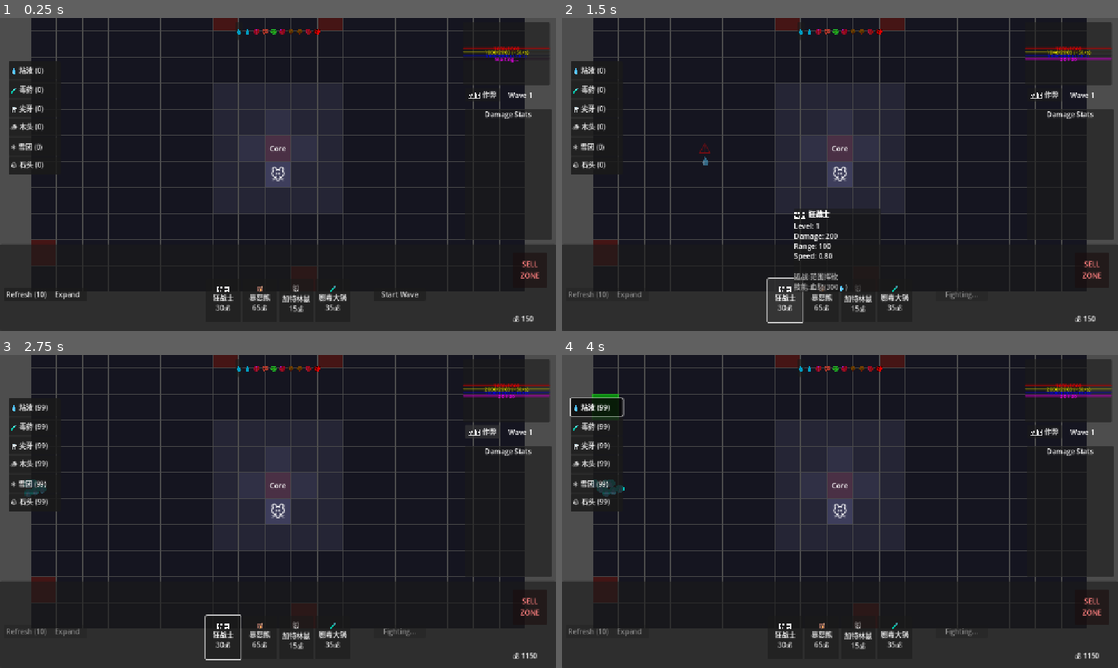
Above: before the commit, frames 1-4 (two rows, left to right).
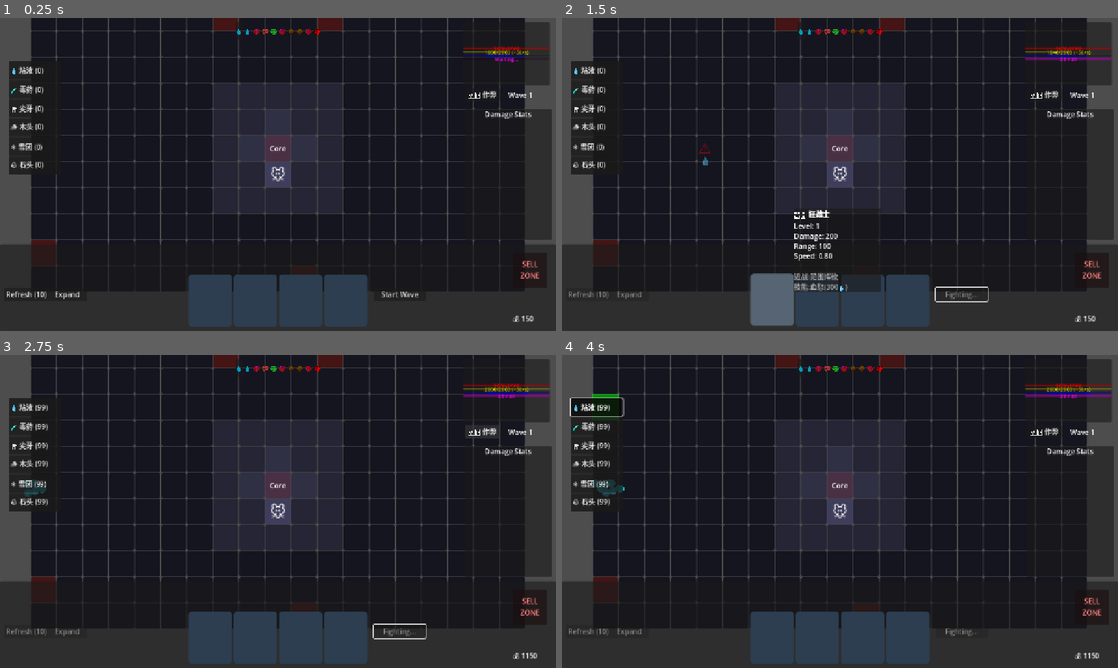
Above: after the commit, the same moments.

Repository: seekerzz/tower-html
Game: Godot game, scene res://src/Scenes/Game/MainGame.tscn
The game is run twice, just before and just after one commit, with the same random seed, the same clock (stepped at 60 frames per second) and the same inputs. The project has no main scene, so this scene is started directly.
Inputs (mouse positions are in pixels of both pictures, inside the frame that each line leads up to):
- Up to frame 1 (0.25 s): no input
- Up to frame 2 (1.5 s): click "Start Wave" at 0.5 s; click (784, 299) at 1.25 s, where only the run before the commit has a clickable "🗡️ 狂战士 30💰"
- Up to frame 3 (2.75 s): click "🛠️ 作弊" at 2 s
- Up to frame 4 (4 s): click (823, 636) at 2.75 s, where only the run before the commit has a clickable "🐻 暴怒熊 65💰"; click "💧 粘液 (99)" at 3.5 s

The runs differ from the first frame. In frame 1, 5.5% of the frame differs, in the area x 10-90%, y 0-99%; in frame 2, 4.8%; in frame 3, 5.6%; in frame 4, 5.5%.
Error after the commit: Invalid assignment of property or key 'text' with value of type 'String' on a base object of type 'Nil'. (res://src/Scripts/UI/ShopCard.gd:53)

Commit message:
Refactor UI to rounded flat style with animated Shop Cards
- Created `src/Scripts/Utils/StyleMaker.gd` for generating flat StyleBoxFlat resources.
- Updated `src/Scripts/Tile.gd` to use Tween for color transitions and optionally use a Panel for rounded corners.
- Created `src/Scripts/UI/ShopCard.gd` as a new card-style component for shop items with hover animations.
- Updated `src/Scripts/UI/Shop.gd` to use `ShopCard` instead of standard Buttons.

Diff:
--- a/src/Scripts/Tile.gd
+++ b/src/Scripts/Tile.gd
@@ -15,6 +15,22 @@
 	x = grid_x
 	y = grid_y
 	type = tile_type
+
+	if has_node("ColorRect") and !has_node("VisualPanel"):
+		var cr = $ColorRect
+		var panel = Panel.new()
+		panel.name = "VisualPanel"
+		panel.size = cr.size
+		panel.position = cr.position
+		panel.mouse_filter = Control.MOUSE_FILTER_IGNORE
+
+		var style = StyleMaker.get_flat_style(cr.color, 4)
+		panel.add_theme_stylebox_override("panel", style)
+
+		add_child(panel)
+		move_child(panel, cr.get_index())
+		cr.visible = false
+
 	update_visuals()
 
 	# Add Drop Target
@@ -51,13 +67,32 @@
 		if has_node("Label"):
 			$Label.text = ""
 
-	if has_node("ColorRect"):
-		$ColorRect.color = base_color
+	if has_node("VisualPanel"):
+		var panel = $VisualPanel
+		var style = panel.get_theme_stylebox("panel")
+		if style:
+			create_tween().tween_property(style, "bg_color", base_color, 0.2)
+	elif has_node("ColorRect"):
+		create_tween().tween_property($ColorRect, "color", base_color, 0.2)
 
 func set_highlight(active: bool):
-	if !has_node("ColorRect"): return
+	var target = null
+	var current_color = Color.BLACK
+	var property = ""
+
+	if has_node("VisualPanel"):
+		target = $VisualPanel.get_theme_stylebox("panel")
+		current_color = target.bg_color
+		property = "bg_color"
+	elif has_node("ColorRect"):
+		target = $ColorRect
+		current_color = target.color
+		property = "color"
+
+	if !target: return
+
 	if active:
-		$ColorRect.color = $ColorRect.color.lightened(0.2)
+		create_tween().tween_property(target, property, current_color.lightened(0.2), 0.1)
 	else:
 		update_visuals()
 
--- a/src/Scripts/UI/Shop.gd
+++ b/src/Scripts/UI/Shop.gd
@@ -69,34 +69,42 @@
 		create_shop_card(i, shop_items[i])
 
 func create_shop_card(index, unit_key):
-	var proto = Constants.UNIT_TYPES[unit_key]
-	var btn = Button.new()
-	btn.text = "%s\n%s\n%d💰" % [proto.icon, proto.name, proto.cost]
-	btn.custom_minimum_size = Vector2(80, 100)
-	btn.pressed.connect(func(): buy_unit(index, unit_key, btn))
+	var card = ShopCard.new()
+	card.setup(unit_key)
+	card.custom_minimum_size = Vector2(100, 120)
 
-	# Connect Tooltip signals
-	btn.mouse_entered.connect(func():
+	card.card_clicked.connect(func(key): buy_unit(index, key, card))
+
+	# Connect Tooltip signals (ShopCard handles its own mouse_entered/exited for visuals,
+	# but we can also connect for tooltip here or let ShopCard handle it?
+	# ShopCard sets tooltip_text, which is standard Godot tooltip.
+	# But existing code uses GameManager.show_tooltip custom signal.
+	# I should preserve that behavior.)
+
+	card.mouse_entered.connect(func():
+		var proto = Constants.UNIT_TYPES[unit_key]
 		var stats = {
 			"damage": proto.damage,
 			"range": proto.range,
 			"atk_speed": proto.get("atkSpeed", proto.get("atk_speed", 1.0))
 		}
-		GameManager.show_tooltip.emit(proto, stats, [], btn.get_global_mouse_position())
+		# Need global position. ShopCard is a Control.
+		GameManager.show_tooltip.emit(proto, stats, [], card.get_global_mouse_position())
 	)
-	btn.mouse_exited.connect(func(): GameManager.hide_tooltip.emit())
+	card.mouse_exited.connect(func(): GameManager.hide_tooltip.emit())
 
-	shop_container.add_child(btn)
+	shop_container.add_child(card)
 
-func buy_unit(index, unit_key, button_ref):
+func buy_unit(index, unit_key, card_ref):
 	if GameManager.is_wave_active: return
 	var proto = Constants.UNIT_TYPES[unit_key]
 	if GameManager.gold >= proto.cost:
 		if GameManager.main_game and GameManager.main_game.add_to_bench(unit_key):
 			GameManager.spend_gold(proto.cost)
 			unit_bought.emit(unit_key)
-			# Disable button
-			button_ref.disabled = true
+			# Disable card (visual indication?)
+			card_ref.modulate = Color(0.5, 0.5, 0.5) # Dim it
+			card_ref.mouse_filter = MOUSE_FILTER_IGNORE # Disable clicks
 		else:
 			print("Bench Full")
 	else:
--- /dev/null
+++ b/src/Scripts/UI/ShopCard.gd
@@ -0,0 +1,85 @@
+class_name ShopCard
+extends PanelContainer
+
+signal card_clicked(unit_key)
+
+var unit_key: String
+var base_style: StyleBoxFlat
+var active_tween: Tween
+
+# UI Components
+var icon_label: Label
+var name_label: Label
+var price_label: Label
+var content_container: VBoxContainer
+
+func _ready():
+	# 1. Setup Base Style
+	base_style = StyleMaker.get_flat_style(Color("#2c3e50"), 8)
+	add_theme_stylebox_override("panel", base_style)
+
+	# 2. Setup Layout
+	content_container = VBoxContainer.new()
+	content_container.alignment = BoxContainer.ALIGNMENT_CENTER
+	content_container.add_theme_constant_override("separation", 4)
+	add_child(content_container)
+
+	# 3. Icon (Using Label for emoji as placeholder)
+	icon_label = Label.new()
+	icon_label.horizontal_alignment = HORIZONTAL_ALIGNMENT_CENTER
+	icon_label.add_theme_font_size_override("font_size", 32)
+	content_container.add_child(icon_label)
+
+	# 4. Name
+	name_label = Label.new()
+	name_label.horizontal_alignment = HORIZONTAL_ALIGNMENT_CENTER
+	content_container.add_child(name_label)
+
+	# 5. Price
+	price_label = Label.new()
+	price_label.horizontal_alignment = HORIZONTAL_ALIGNMENT_CENTER
+	price_label.add_theme_color_override("font_color", Color.GOLD)
+	content_container.add_child(price_label)
+
+	# 6. Interaction
+	mouse_default_cursor_shape = Control.CURSOR_POINTING_HAND
+	mouse_entered.connect(_on_mouse_entered)
+	mouse_exited.connect(_on_mouse_exited)
+
+func setup(key: String):
+	unit_key = key
+	var proto = Constants.UNIT_TYPES[unit_key]
+
+	icon_label.text = proto.icon
+	name_label.text = proto.name
+	price_label.text = "%d💰" % proto.cost
+
+	# Tooltip handled by Shop.gd via GameManager signals
+
+func _gui_input(event):
+	if event is InputEventMouseButton and event.pressed and event.button_index == MOUSE_BUTTON_LEFT:
+		card_clicked.emit(unit_key)
+		accept_event()
+
+func _on_mouse_entered():
+	if active_tween: active_tween.kill()
+	active_tween = create_tween().set_parallel(true)
+
+	# Lighten background
+	active_tween.tween_property(base_style, "bg_color", Color("#2c3e50").lightened(0.2), 0.1)
+
+	# Move Background Visual Up 2px using expand margins
+	# Top expands up (positive), Bottom shrinks up (negative)
+	active_tween.tween_property(base_style, "expand_margin_top", 2.0, 0.1)
+	active_tween.tween_property(base_style, "expand_margin_bottom", -2.0, 0.1)
+
+func _on_mouse_exited():
+	if active_tween: active_tween.kill()
+	active_tween = create_tween().set_parallel(true)
+
+	# Restore background color
+	active_tween.tween_property(base_style, "bg_color", Color("#2c3e50"), 0.1)
+
+	# Restore margins
+	active_tween.tween_property(base_style, "expand_margin_top", 0.0, 0.1)
+	active_tween.tween_property(base_style, "expand_margin_bottom", 0.0, 0.1)
--- /dev/null
+++ b/src/Scripts/Utils/StyleMaker.gd
@@ -0,0 +1,13 @@
+class_name StyleMaker
+extends RefCounted
+
+static func get_flat_style(bg_color: Color, radius: int = 4, border: int = 0, border_color: Color = Color.WHITE) -> StyleBoxFlat:
+	var style = StyleBoxFlat.new()
+	style.bg_color = bg_color
+	style.set_corner_radius_all(radius)
+	style.border_width_bottom = border
+	style.border_width_left = border
+	style.border_width_right = border
+	style.border_width_top = border
+	style.border_color = border_color
+	return style
